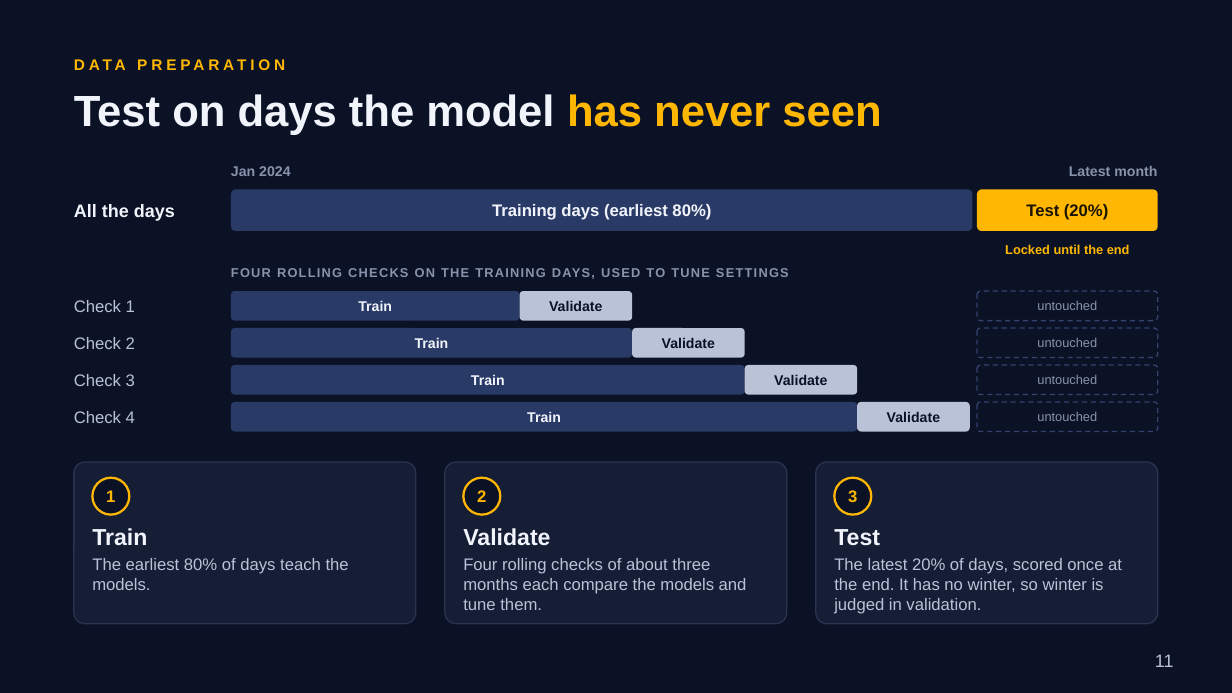
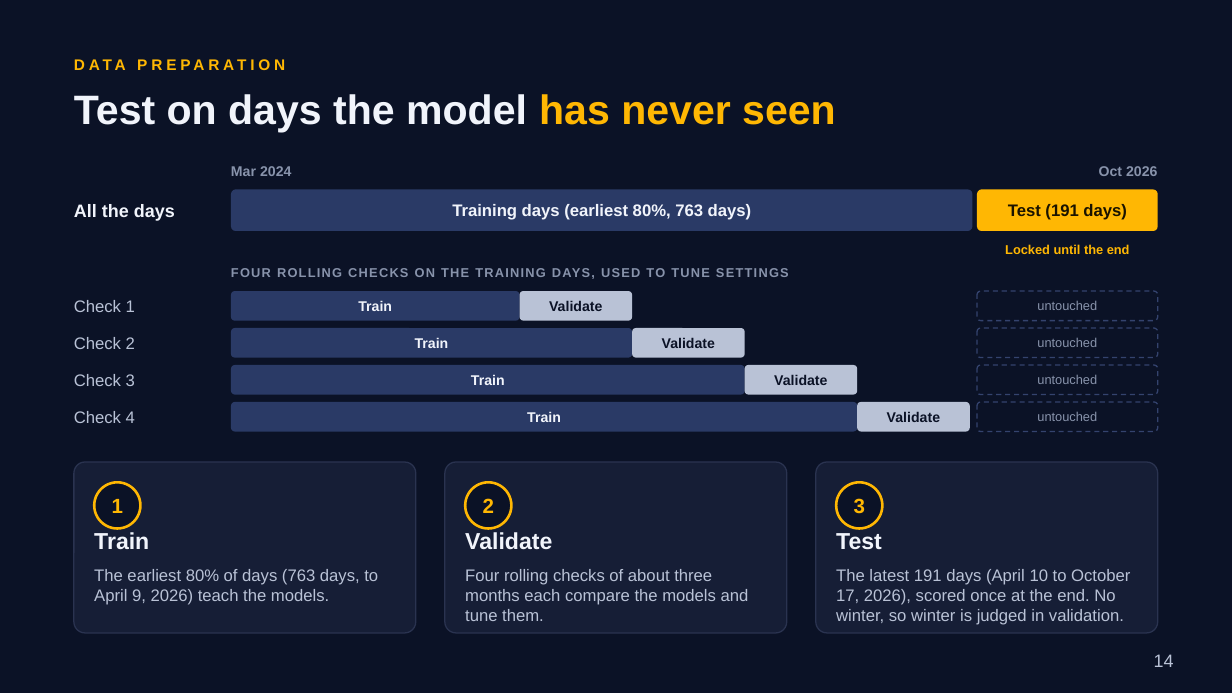
Before and after one commit to RaulSolaNavarro/caiso-solar-forecast, a slide deck: slide 14 of deck/capstone2/Capstone2_Deck.pptx (slide 11 before the commit). Drawn at 1232x693 pixels with LibreOffice and Linux fonts; fonts in the diff are those of the drawing. Boxes give left, top, right and bottom in pixels: in the first picture for what was removed or moved away, otherwise in the second. Text is boxed around its words. In the diff, an @@ line names an element or a change of style, - is before the commit and + after.

```diff
--- a/deck/capstone2/Capstone2_Deck.pptx
+++ b/deck/capstone2/Capstone2_Deck.pptx
@@ text "Test on days the model ..." at box(74, 94, 836, 132): size 34 to 32 pt @@
@@ text at box(231, 166, 291, 176): text changed @@
-Jan 2024
+Mar 2024
@@ text at box(1099, 166, 1157, 176): text changed @@
-Latest month
+Oct 2026
@@ text in rounded rectangle at box(452, 204, 751, 220): text changed @@
-Training days (earliest 80%)
+Training days (earliest 80%, 763 days)
@@ text in rounded rectangle at box(1008, 204, 1126, 220): text changed @@
-Test (20%)
+Test (191 days)
@@ rounded rectangle: place and size @@
-rounded rectangle at box(74, 462, 416, 624)
+rounded rectangle at box(74, 462, 416, 633)
@@ rounded rectangle: place and size @@
-rounded rectangle at box(445, 462, 787, 624)
+rounded rectangle at box(445, 462, 787, 633)
@@ proportions changed in 3 elements at box(74, 462, 416, 633), box(445, 462, 787, 633), box(816, 462, 1158, 633) @@
@@ rounded rectangle: place and size @@
-rounded rectangle at box(816, 462, 1158, 624)
+rounded rectangle at box(816, 462, 1158, 633)
@@ ellipse "1": place and size @@
-ellipse "1" at box(92, 478, 129, 515)
+ellipse "1" at box(94, 482, 140, 529)
@@ size 13 to 16 pt; outline #FFB703 1.75 pt to #FFB703 2 pt in 3 elements at box(94, 482, 140, 529), box(836, 482, 883, 529), box(466, 482, 512, 529) @@
@@ ellipse "2": place and size @@
-ellipse "2" at box(463, 478, 500, 515)
+ellipse "2" at box(466, 482, 512, 529)
@@ ellipse "3": place and size @@
-ellipse "3" at box(835, 478, 872, 515)
+ellipse "3" at box(836, 482, 883, 529)
@@ text at box(94, 569, 378, 605): text changed @@
-The earliest 80% of days teach the models.
+The earliest 80% of days (763 days, to April 9, 2026) teach the models.
@@ text at box(465, 569, 749, 621): more space between paragraphs @@
@@ text at box(836, 569, 1130, 625): text changed @@
-The latest 20% of days, scored once at the end. It has no winter, so winter is judged in validation.
+The latest 191 days (April 10 to October 17, 2026), scored once at the end. No winter, so winter is judged in validation.
@@ page number at box(1154, 654, 1174, 667): text changed @@
-11
+14
```
Also in this commit, not shown: 14 other slides changed, 4 slides added, 1 slide removed, 6 other files.
